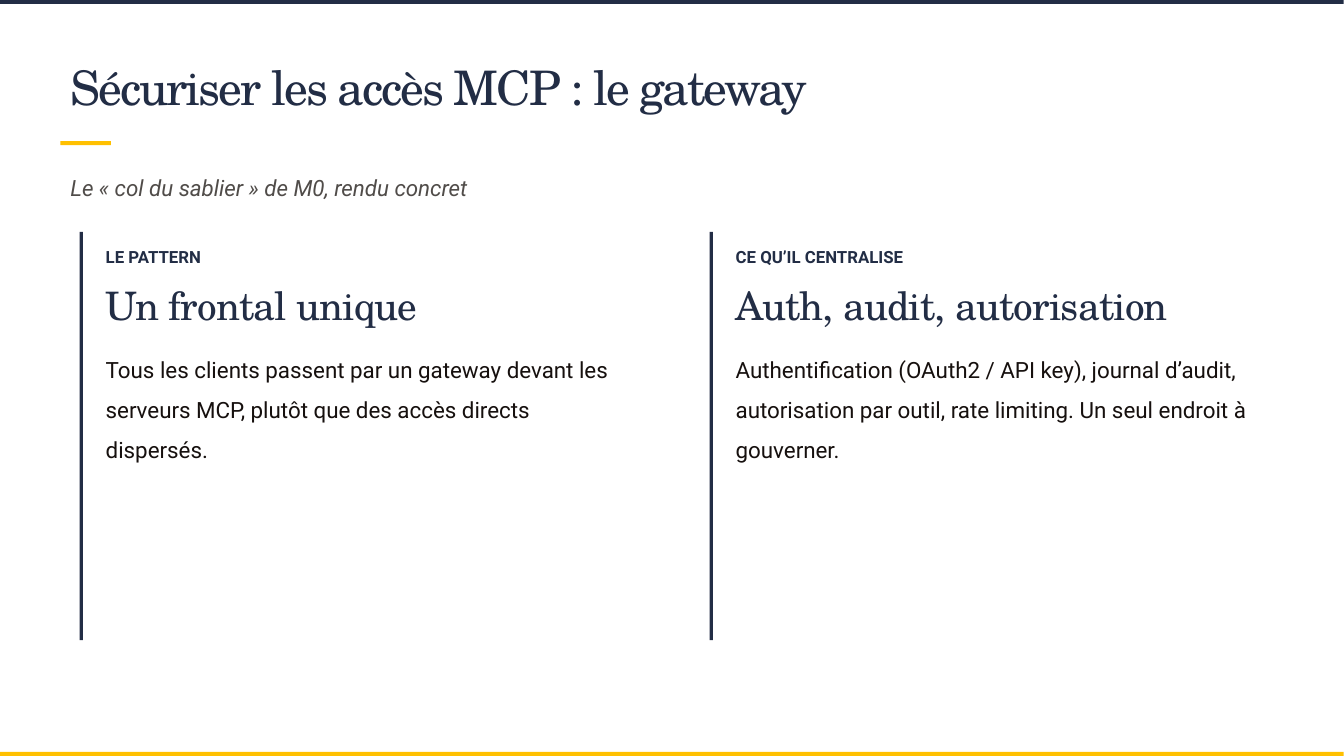
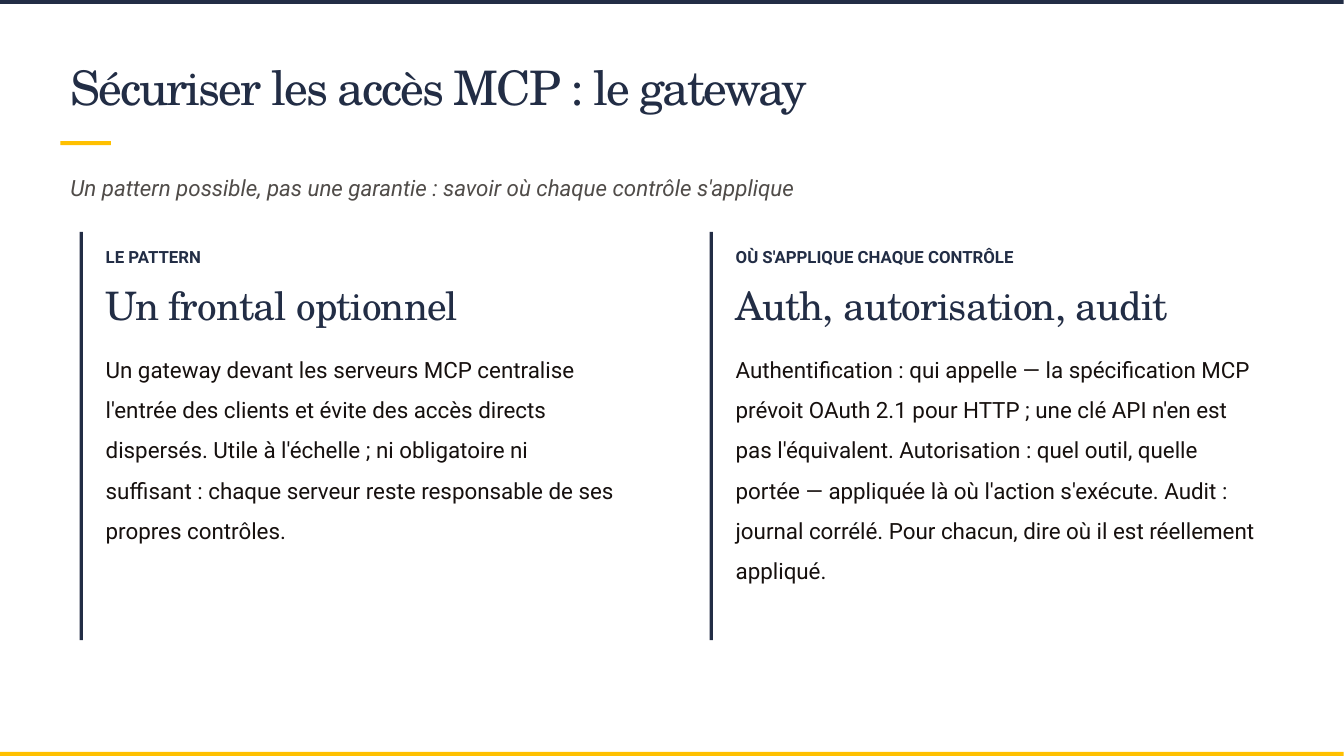
Before and after one commit to SCIAM-FR/formation-ia, a slide deck: slide 47 of slides/Support_formation_SCIAM.pptx (slide 43 before the commit). Drawn at 1344x756 pixels with LibreOffice and Linux fonts; fonts in the diff are those of the drawing; background and template pictures are left out. Boxes give left, top, right and bottom in pixels: in the first picture for what was removed or moved away, otherwise in the second. Text is boxed around its words. In the diff, an @@ line names an element or a change of style, - is before the commit and + after.

```diff
--- a/slides/Support_formation_SCIAM.pptx
+++ b/slides/Support_formation_SCIAM.pptx
@@ text at (x1=70, y1=179, x2=794, y2=201): text changed @@
-Le « col du sablier » de M0, rendu concret
+Un pattern possible, pas une garantie : savoir où chaque contrôle s'applique
@@ text at (x1=736, y1=248, x2=1013, y2=265): text changed @@
-CE QU’IL CENTRALISE
+OÙ S'APPLIQUE CHAQUE CONTRÔLE
@@ text at (x1=106, y1=291, x2=458, y2=328): text changed @@
-Un frontal unique
+Un frontal optionnel
@@ text at (x1=736, y1=291, x2=1168, y2=327): text changed @@
-Auth, audit, autorisation
+Auth, autorisation, audit
@@ text at (x1=106, y1=361, x2=614, y2=544): text changed @@
-Tous les clients passent par un gateway devant les serveurs MCP, plutôt que des accès directs dispersés.
+Un gateway devant les serveurs MCP centralise l'entrée des clients et évite des accès directs dispersés. Utile à l'échelle ; ni obligatoire ni suffisant : chaque serveur reste responsable de ses propres contrôles.
@@ text at (x1=736, y1=361, x2=1254, y2=584): text changed @@
-Authentification (OAuth2 / API key), journal d’audit, autorisation par outil, rate limiting. Un seul endroit à gouverner.
+Authentification : qui appelle — la spécification MCP prévoit OAuth 2.1 pour HTTP ; une clé API n'en est pas l'équivalent. Autorisation : quel outil, quelle portée — appliquée là où l'action s'exécute. Audit : journal corrélé. Pour chacun, dire où il est réellement appliqué.
```
Also in this commit, not shown: 13 other slides changed, 6 slides added, 23 other files.
